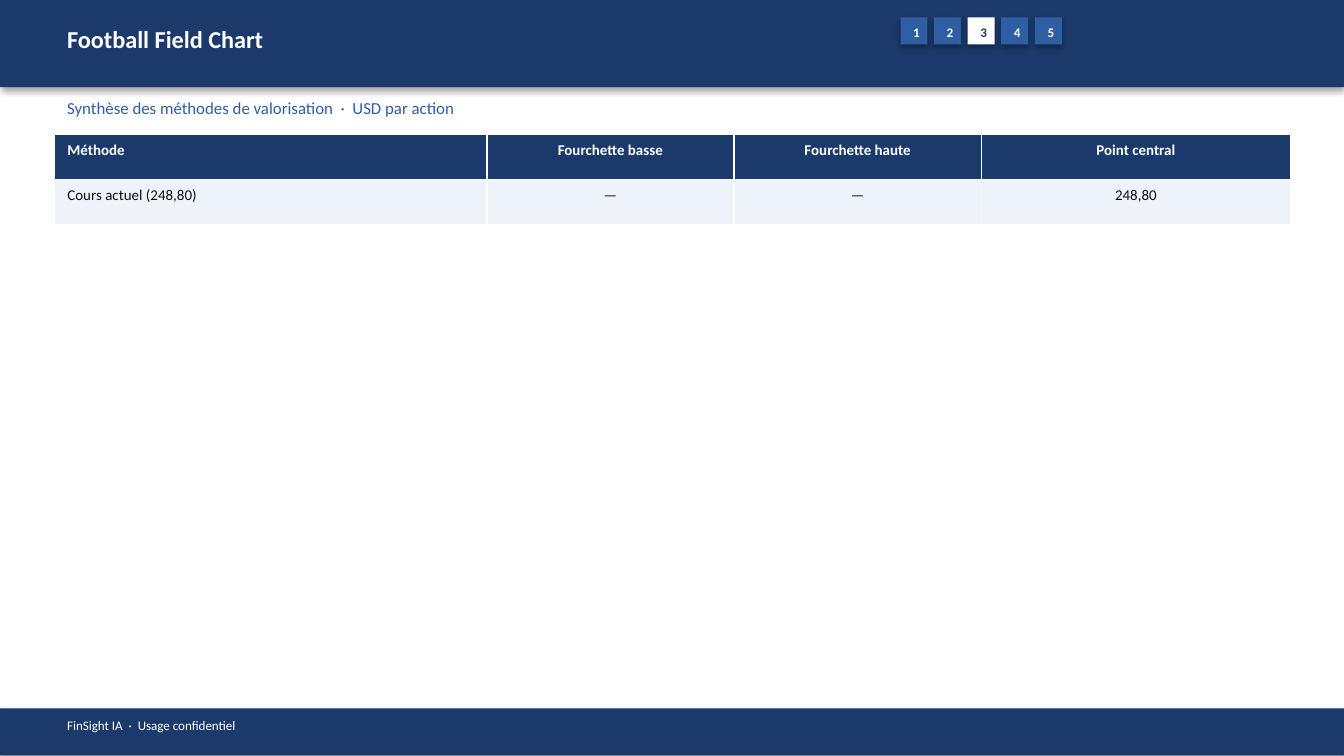
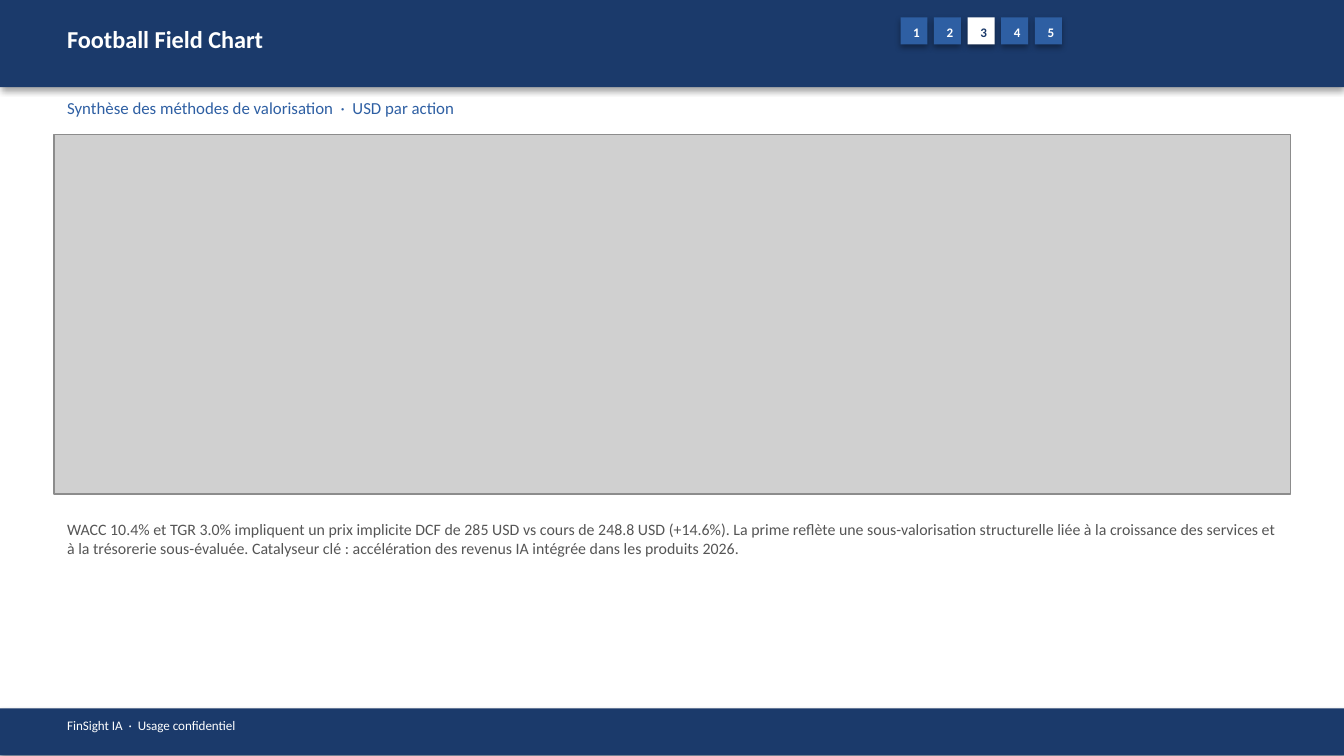
Before and after one commit to baptistejeh07-art/finsight-ia, a slide deck: slide 14 of preview/AAPL/AAPL_pitchbook.pptx. Drawn at 1344x756 pixels with LibreOffice and Linux fonts; fonts in the diff are those of the drawing; grey boxes stand for pictures. Boxes give left, top, right and bottom in pixels: in the first picture for what was removed or moved away, otherwise in the second. Text is boxed around its words. In the diff, an @@ line names an element or a change of style, - is before the commit and + after.

```diff
--- a/preview/AAPL/AAPL_pitchbook.pptx
+++ b/preview/AAPL/AAPL_pitchbook.pptx
@@ table removed at [54, 134, 1290, 224], 2 rows, 4 columns @@
-Méthode | Fourchette basse | Fourchette haute | Point central
-Cours actuel (248,80) | — | — | 248,80
@@ picture added at [54, 134, 1290, 495] @@
@@ text added at [67, 523, 1275, 557], 8.5 pt, text #555555 @@
+WACC 10.4% et TGR 3.0% impliquent un prix implicite DCF de 285 USD vs cours de 248.8 USD (+14.6%). La prime reflète une sous-valorisation structurelle liée à la croissance des services et à la trésorerie sous-évaluée. Catalyseur clé : accélération des revenus IA intégrée dans les produits 2026.
```
Also in this commit, not shown: 14 other slides changed, 4 other files.
